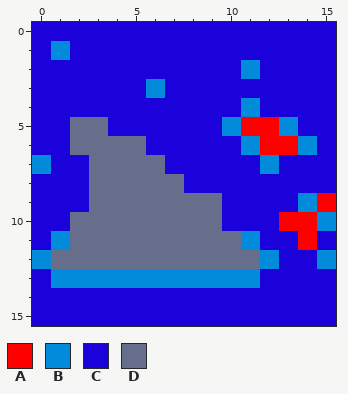
One commit to this pixel-art sprite: GameJam_AlaCarte/GameJam_AlaCarte/Content/Tiles/sprite_mer_6.png. This is how it looked before the edit.
The file is 16x16 pixels. Colours within 5 levels of each other are drawn and written as one.
Palette (. is transparent): A #ff0000  B #028bda  C #1b02da  D #676e8b
Pixels before, first column x 0:
 0 CCCCCCCCCCCCCCCC
 1 CBCCCCCCCCCCCCCC
 2 CCCCCCCCCCCBCCCC
 3 CCCCCCBCCCCCCCCC
 4 CCCCCCCCCCCBCCCC
 5 CCDDCCCCCCBAABCC
 6 CCDDDDCCCCCBAABC
 7 BCCDDDDCCCCCBCCC
 8 CCCDDDDDCCCCCCCC
 9 CCCDDDDDDDCCCCBA
10 CCDDDDDDDDCCCAAB
11 CBDDDDDDDDDBCCAC
12 BDDDDDDDDDDDBCCB
13 CBBBBBBBBBBBCCCC
14 CCCCCCCCCCCCCCCC
15 CCCCCCCCCCCCCCCC
Now the later version:
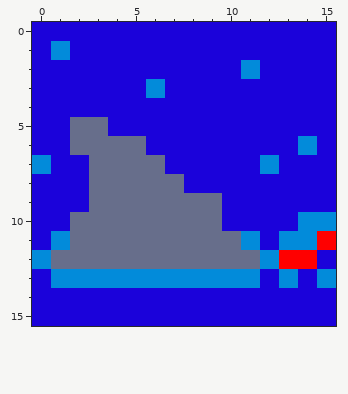
The exact change:
Changed rows in their new state; - is an unchanged pixel.
first column x 10:
 4 -C----
 5 CCCC--
 6 -CCC--
 9 ----CC
10 ---CB-
11 ---BBA
12 ---AAC
13 ---B-B
